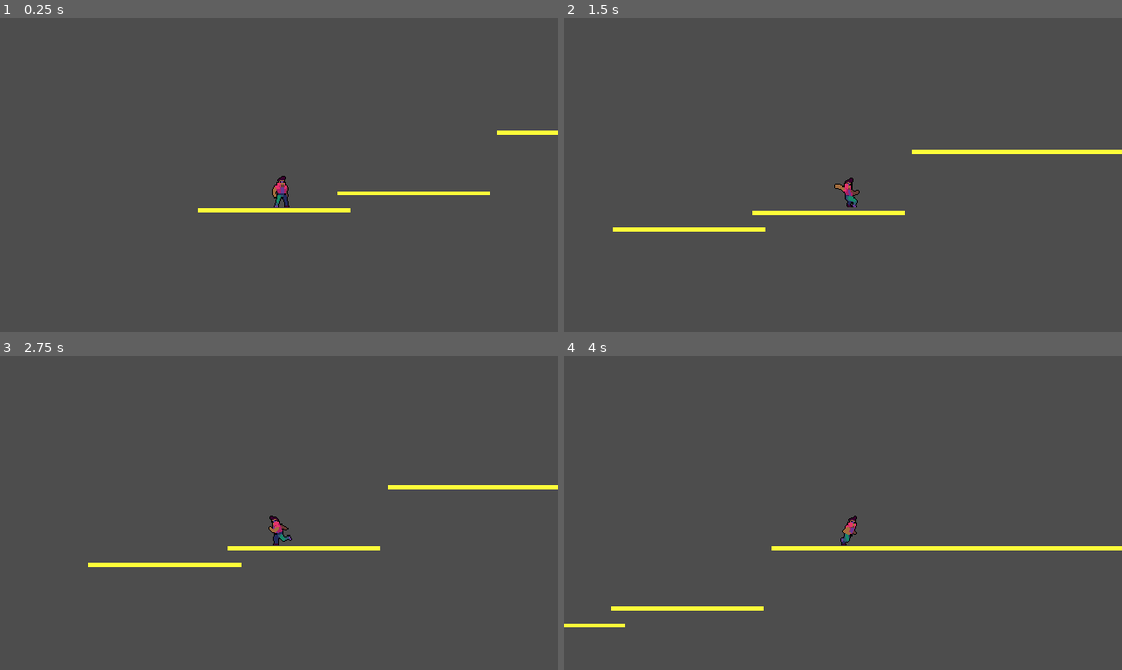
Above: before the commit, frames 1-4 (two rows, left to right).
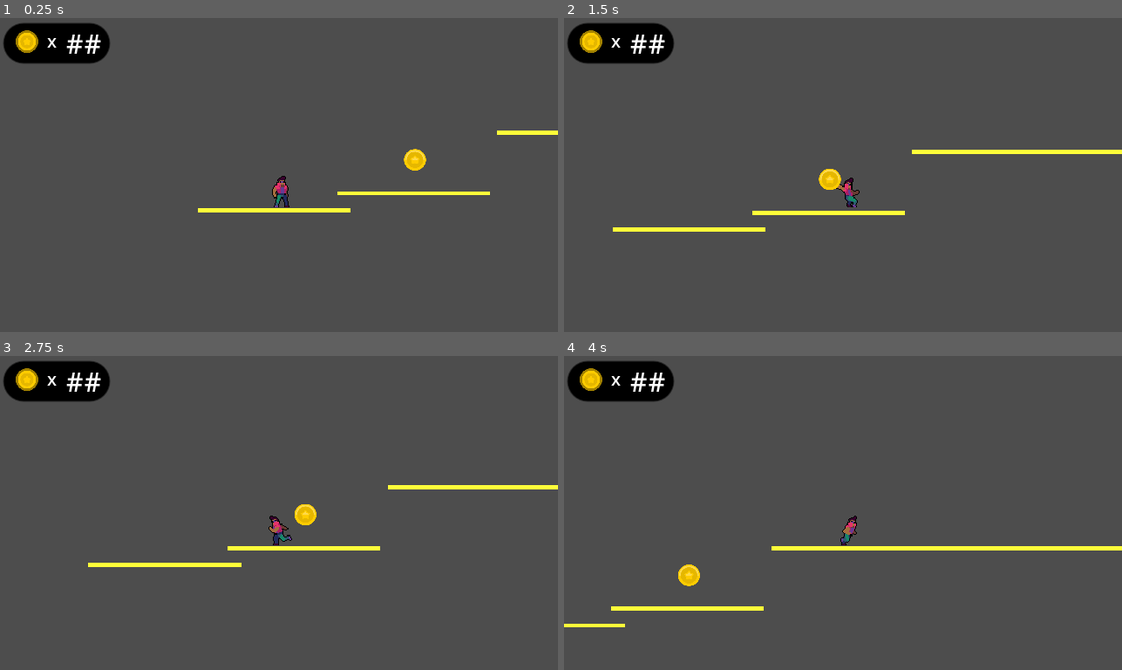
Above: after the commit, the same moments.

Repository: NoahKise/Max_Rush
Game: Godot game, scene res://scenes/world.tscn
The game is run twice, just before and just after one commit, with the same random seed, the same clock (stepped at 60 frames per second) and the same inputs.
Inputs:
- Up to frame 1 (0.25 s): no input
- Up to frame 2 (1.5 s): hold D (move_right) from 0.53 s (still down); tap Space (jump) at 0.6, 0.77, 1.07 s; tap S (slide) at 1.35 s
- Up to frame 3 (2.75 s): tap Space (jump) at 1.52, 1.55, 1.82, 2.1 s; release D (move_right) at 2.03 s; hold A (move_left) from 2.03 s (still down)
- Up to frame 4 (4 s): release A (move_left) at 2.78 s; hold D (move_right) from 2.78 s (still down); tap S (slide) at 2.85 s; tap Space (jump) at 3.02, 3.05, 3.32, 3.6, 3.77 s

The runs differ from the first frame. In frame 1, 2.5% of the frame differs, in the area x 0-77%, y 1-49%; in frame 2, 2.5%; in frame 3, 2.5%; in frame 4, 2.5%.
Error after the commit: Invalid call. Nonexistent 'String' constructor. (res://scenes/HUD.gd:6)

Commit message:
add coin files

Diff:
--- /dev/null
+++ b/coin.tres
@@ -0,0 +1,22 @@
+[gd_resource type="SpriteFrames" load_steps=4 format=3 uid="uid://cwlw0do2i2q8y"]
+
+[ext_resource type="Texture2D" uid="uid://3mb64vbmsr00" path="res://assets/coin/gold_1.png" id="1_pmn38"]
+[ext_resource type="Texture2D" uid="uid://b0by34imr07rj" path="res://assets/coin/gold_2.png" id="2_cwe58"]
+[ext_resource type="Texture2D" uid="uid://cky44lf8quavi" path="res://assets/coin/gold_3.png" id="3_5d821"]
+
+[resource]
+animations = [{
+"frames": [{
+"duration": 1.0,
+"texture": ExtResource("1_pmn38")
+}, {
+"duration": 1.0,
+"texture": ExtResource("2_cwe58")
+}, {
+"duration": 1.0,
+"texture": ExtResource("3_5d821")
+}],
+"loop": true,
+"name": &"spin",
+"speed": 5.0
+}]
--- /dev/null
+++ b/coin.tscn
@@ -0,0 +1,101 @@
+[gd_scene load_steps=10 format=3 uid="uid://1ot4lfmfqo5m"]
+
+[ext_resource type="Texture2D" uid="uid://3mb64vbmsr00" path="res://assets/coin/gold_1.png" id="2_jtg0n"]
+[ext_resource type="Texture2D" uid="uid://b0by34imr07rj" path="res://assets/coin/gold_2.png" id="3_ibxxa"]
+[ext_resource type="Texture2D" uid="uid://cky44lf8quavi" path="res://assets/coin/gold_3.png" id="4_isx4c"]
+
+[sub_resource type="GDScript" id="GDScript_ybtab"]
+script/source = "extends Area2D
+
+signal coin_collected
+
+func _on_coin_body_entered(body):
+
+	$AnimationPlayer.play(\"bounce\")
+	emit_signal(\"coin_collected\")
+
+
+
+func _on_animation_player_animation_finished(anim_name):
+	queue_free()
+"
+
+[sub_resource type="CircleShape2D" id="CircleShape2D_in820"]
+radius = 24.0208
+
+[sub_resource type="SpriteFrames" id="SpriteFrames_cnti0"]
+animations = [{
+"frames": [{
+"duration": 1.0,
+"texture": ExtResource("2_jtg0n")
+}, {
+"duration": 1.0,
+"texture": ExtResource("3_ibxxa")
+}, {
+"duration": 1.0,
+"texture": ExtResource("4_isx4c")
+}],
+"loop": true,
+"name": &"spin",
+"speed": 5.0
+}]
+
+[sub_resource type="Animation" id="Animation_bx31h"]
+resource_name = "bounce"
+length = 0.09
+step = 0.05
+tracks/0/type = "value"
+tracks/0/imported = false
+tracks/0/enabled = true
+tracks/0/path = NodePath("AnimatedSprite2D:position")
+tracks/0/interp = 1
+tracks/0/loop_wrap = true
+tracks/0/keys = {
+"times": PackedFloat32Array(0, 0.05, 0.09),
+"transitions": PackedFloat32Array(1, 1, 1),
+"update": 0,
+"values": [Vector2(2, -2), Vector2(1, -123), Vector2(1, -21)]
+}
+
+[sub_resource type="Animation" id="Animation_0n3e1"]
+length = 0.001
+tracks/0/type = "value"
+tracks/0/imported = false
+tracks/0/enabled = true
+tracks/0/path = NodePath("AnimatedSprite2D:position")
+tracks/0/interp = 1
+tracks/0/loop_wrap = true
+tracks/0/keys = {
+"times": PackedFloat32Array(0),
+"transitions": PackedFloat32Array(1),
+"update": 0,
+"values": [Vector2(2, -2)]
+}
+
+[sub_resource type="AnimationLibrary" id="AnimationLibrary_kqxdc"]
+_data = {
+"RESET": SubResource("Animation_0n3e1"),
+"bounce": SubResource("Animation_bx31h")
+}
+
+[node name="coin" type="Area2D"]
+disable_mode = 2
+script = SubResource("GDScript_ybtab")
+
+[node name="CollisionShape2D" type="CollisionShape2D" parent="."]
+shape = SubResource("CircleShape2D_in820")
+
+[node name="AnimatedSprite2D" type="AnimatedSprite2D" parent="."]
+position = Vector2(2, -2)
+scale = Vector2(0.5, 0.488095)
+sprite_frames = SubResource("SpriteFrames_cnti0")
+animation = &"spin"
+frame_progress = 0.49411
+
+[node name="AnimationPlayer" type="AnimationPlayer" parent="."]
+libraries = {
+"": SubResource("AnimationLibrary_kqxdc")
+}
+
+[connection signal="body_entered" from="." to="." method="_on_body_entered"]
+[connection signal="animation_finished" from="AnimationPlayer" to="." method="_on_animation_player_animation_finished"]
--- /dev/null
+++ b/scenes/HUD.gd
@@ -0,0 +1,11 @@
+extends CanvasLayer
+
+var coins = 0
+
+func _ready():
+	$Coins.text = String(coins)
+
+
+func _on_coin_collected():
+	coins = coins + 1
+	_ready()
--- a/scenes/player.tscn
+++ b/scenes/player.tscn
@@ -10,6 +10,161 @@
 [sub_resource type="RectangleShape2D" id="RectangleShape2D_j5y88"]
 size = Vector2(30, 50)
 
+[sub_resource type="Animation" id="Animation_ky6l1"]
+length = 0.001
+tracks/0/type = "value"
+tracks/0/imported = false
+tracks/0/enabled = true
+tracks/0/path = NodePath("Sprite2D:texture")
+tracks/0/interp = 1
+tracks/0/loop_wrap = true
+tracks/0/keys = {
+"times": PackedFloat32Array(0),
+"transitions": PackedFloat32Array(1),
+"update": 1,
+"values": [ExtResource("2_hovvt")]
+}
+tracks/1/type = "value"
+tracks/1/imported = false
+tracks/1/enabled = true
+tracks/1/path = NodePath("Sprite2D:hframes")
+tracks/1/interp = 1
+tracks/1/loop_wrap = true
+tracks/1/keys = {
+"times": PackedFloat32Array(0),
+"transitions": PackedFloat32Array(1),
+"update": 1,
+"values": [4]
+}
+tracks/2/type = "value"
+tracks/2/imported = false
+tracks/2/enabled = true
+tracks/2/path = NodePath("Sprite2D:vframes")
+tracks/2/interp = 1
+tracks/2/loop_wrap = true
+tracks/2/keys = {
+"times": PackedFloat32Array(0),
+"transitions": PackedFloat32Array(1),
+"update": 1,
+"values": [1]
+}
+tracks/3/type = "value"
+tracks/3/imported = false
+tracks/3/enabled = true
+tracks/3/path = NodePath("Sprite2D:frame")
+tracks/3/interp = 1
+tracks/3/loop_wrap = true
+tracks/3/keys = {
+"times": PackedFloat32Array(0),
+"transitions": PackedFloat32Array(1),
+"update": 1,
+"values": [0]
+}
+
+[sub_resource type="Animation" id="Animation_aaxah"]
+resource_name = "double_jump"
+length = 0.6
+tracks/0/type = "value"
+tracks/0/imported = false
+tracks/0/enabled = true
+tracks/0/path = NodePath("Sprite2D:texture")
+tracks/0/interp = 1
+tracks/0/loop_wrap = true
+tracks/0/keys = {
+"times": PackedFloat32Array(0),
+"transitions": PackedFloat32Array(1),
+"update": 1,
+"values": [ExtResource("5_6gdy5")]
+}
+tracks/1/type = "value"
+tracks/1/imported = false
+tracks/1/enabled = true
+tracks/1/path = NodePath("Sprite2D:hframes")
+tracks/1/interp = 1
+tracks/1/loop_wrap = true
+tracks/1/keys = {
+"times": PackedFloat32Array(0),
+"transitions": PackedFloat32Array(1),
+"update": 1,
+"values": [6]
+}
+tracks/2/type = "value"
+tracks/2/imported = false
+tracks/2/enabled = true
+tracks/2/path = NodePath("Sprite2D:vframes")
+tracks/2/interp = 1
+tracks/2/loop_wrap = true
+tracks/2/keys = {
+"times": PackedFloat32Array(0),
+"transitions": PackedFloat32Array(1),
+"update": 1,
+"values": [1]
+}
+tracks/3/type = "value"
+tracks/3/imported = false
+tracks/3/enabled = true
+tracks/3/path = NodePath("Sprite2D:frame")
+tracks/3/interp = 1
+tracks/3/loop_wrap = true
+tracks/3/keys = {
+"times": PackedFloat32Array(0, 0.1, 0.2, 0.3, 0.4, 0.5),
+"transitions": PackedFloat32Array(1, 1, 1, 1, 1, 1),
+"update": 1,
+"values": [0, 1, 2, 3, 4, 5]
+}
+
+[sub_resource type="Animation" id="Animation_45kvv"]
+resource_name = "fall"
+length = 0.4
+tracks/0/type = "value"
+tracks/0/imported = false
+tracks/0/enabled = true
+tracks/0/path = NodePath("Sprite2D:texture")
+tracks/0/interp = 1
+tracks/0/loop_wrap = true
+tracks/0/keys = {
+"times": PackedFloat32Array(0),
+"transitions": PackedFloat32Array(1),
+"update": 1,
+"values": [ExtResource("4_cgqnh")]
+}
+tracks/1/type = "value"
+tracks/1/imported = false
+tracks/1/enabled = true
+tracks/1/path = NodePath("Sprite2D:hframes")
+tracks/1/interp = 1
+tracks/1/loop_wrap = true
+tracks/1/keys = {
+"times": PackedFloat32Array(0),
+"transitions": PackedFloat32Array(1),
+"update": 1,
+"values": [4]
+}
+tracks/2/type = "value"
+tracks/2/imported = false
+tracks/2/enabled = true
+tracks/2/path = NodePath("Sprite2D:vframes")
+tracks/2/interp = 1
+tracks/2/loop_wrap = true
+tracks/2/keys = {
+"times": PackedFloat32Array(0),
+"transitions": PackedFloat32Array(1),
+"update": 1,
+"values": [1]
+}
+tracks/3/type = "value"
+tracks/3/imported = false
+tracks/3/enabled = true
+tracks/3/path = NodePath("Sprite2D:frame")
+tracks/3/interp = 1
+tracks/3/loop_wrap = true
+tracks/3/keys = {
+"times": PackedFloat32Array(0, 0.2),
+"transitions": PackedFloat32Array(1, 1),
+"update": 1,
+"values": [2, 3]
+}
+
 [sub_resource type="Animation" id="Animation_0taay"]
 resource_name = "idle"
 length = 0.8
@@ -63,19 +218,20 @@
 "values": [0, 1, 2, 3]
 }
 
-[sub_resource type="Animation" id="Animation_ky6l1"]
-length = 0.001
-tracks/0/type = "value"
-tracks/0/imported = false
-tracks/0/enabled = true
-tracks/0/path = NodePath("Sprite2D:texture")
-tracks/0/interp = 1
-tracks/0/loop_wrap = true
-tracks/0/keys = {
-"times": PackedFloat32Array(0),
-"transitions": PackedFloat32Array(1),
-"update": 1,
-"values": [ExtResource("2_hovvt")]
+[sub_resource type="Animation" id="Animation_3aihr"]
+resource_name = "jump"
+length = 0.4
+tracks/0/type = "value"
+tracks/0/imported = false
+tracks/0/enabled = true
+tracks/0/path = NodePath("Sprite2D:texture")
+tracks/0/interp = 1
+tracks/0/loop_wrap = true
+tracks/0/keys = {
+"times": PackedFloat32Array(0),
+"transitions": PackedFloat32Array(1),
+"update": 1,
+"values": [ExtResource("4_cgqnh")]
 }
 tracks/1/type = "value"
 tracks/1/imported = false
@@ -108,10 +264,10 @@
 tracks/3/interp = 1
 tracks/3/loop_wrap = true
 tracks/3/keys = {
-"times": PackedFloat32Array(0),
-"transitions": PackedFloat32Array(1),
-"update": 1,
-"values": [0]
+"times": PackedFloat32Array(0, 0.2),
+"transitions": PackedFloat32Array(1, 1),
+"update": 1,
+"values": [0, 1]
 }
 
 [sub_resource type="Animation" id="Animation_5abmn"]
@@ -129,162 +285,6 @@
 "transitions": PackedFloat32Array(1),
 "update": 1,
 "values": [ExtResource("3_eiany")]
-}
-tracks/1/type = "value"
-tracks/1/imported = false
-tracks/1/enabled = true
-tracks/1/path = NodePath("Sprite2D:hframes")
-tracks/1/interp = 1
-tracks/1/loop_wrap = true
-tracks/1/keys = {
-"times": PackedFloat32Array(0),
-"transitions": PackedFloat32Array(1),
-"update": 1,
-"values": [6]
-}
-tracks/2/type = "value"
-tracks/2/imported = false
-tracks/2/enabled = true
-tracks/2/path = NodePath("Sprite2D:vframes")
-tracks/2/interp = 1
-tracks/2/loop_wrap = true
-tracks/2/keys = {
-"times": PackedFloat32Array(0),
-"transitions": PackedFloat32Array(1),
-"update": 1,
-"values": [1]
-}
-tracks/3/type = "value"
-tracks/3/imported = false
-tracks/3/enabled = true
-tracks/3/path = NodePath("Sprite2D:frame")
-tracks/3/interp = 1
-tracks/3/loop_wrap = true
-tracks/3/keys = {
-"times": PackedFloat32Array(0, 0.1, 0.2, 0.3, 0.4, 0.5),
-"transitions": PackedFloat32Array(1, 1, 1, 1, 1, 1),
-"update": 1,
-"values": [0, 1, 2, 3, 4, 5]
-}
-
-[sub_resource type="Animation" id="Animation_3aihr"]
-resource_name = "jump"
-length = 0.4
-tracks/0/type = "value"
-tracks/0/imported = false
-tracks/0/enabled = true
-tracks/0/path = NodePath("Sprite2D:texture")
-tracks/0/interp = 1
-tracks/0/loop_wrap = true
-tracks/0/keys = {
-"times": PackedFloat32Array(0),
-"transitions": PackedFloat32Array(1),
-"update": 1,
-"values": [ExtResource("4_cgqnh")]
-}
-tracks/1/type = "value"
-tracks/1/imported = false
-tracks/1/enabled = true
-tracks/1/path = NodePath("Sprite2D:hframes")
-tracks/1/interp = 1
-tracks/1/loop_wrap = true
-tracks/1/keys = {
-"times": PackedFloat32Array(0),
-"transitions": PackedFloat32Array(1),
-"update": 1,
-"values": [4]
-}
-tracks/2/type = "value"
-tracks/2/imported = false
-tracks/2/enabled = true
-tracks/2/path = NodePath("Sprite2D:vframes")
-tracks/2/interp = 1
-tracks/2/loop_wrap = true
-tracks/2/keys = {
-"times": PackedFloat32Array(0),
-"transitions": PackedFloat32Array(1),
-"update": 1,
-"values": [1]
-}
-tracks/3/type = "value"
-tracks/3/imported = false
-tracks/3/enabled = true
-tracks/3/path = NodePath("Sprite2D:frame")
-tracks/3/interp = 1
-tracks/3/loop_wrap = true
-tracks/3/keys = {
-"times": PackedFloat32Array(0, 0.2),
-"transitions": PackedFloat32Array(1, 1),
-"update": 1,
-"values": [0, 1]
-}
-
-[sub_resource type="Animation" id="Animation_45kvv"]
-resource_name = "fall"
-length = 0.4
-tracks/0/type = "value"
-tracks/0/imported = false
-tracks/0/enabled = true
-tracks/0/path = NodePath("Sprite2D:texture")
-tracks/0/interp = 1
-tracks/0/loop_wrap = true
-tracks/0/keys = {
-"times": PackedFloat32Array(0),
-"transitions": PackedFloat32Array(1),
-"update": 1,
-"values": [ExtResource("4_cgqnh")]
-}
-tracks/1/type = "value"
-tracks/1/imported = false
-tracks/1/enabled = true
-tracks/1/path = NodePath("Sprite2D:hframes")
-tracks/1/interp = 1
-tracks/1/loop_wrap = true
-tracks/1/keys = {
-"times": PackedFloat32Array(0),
-"transitions": PackedFloat32Array(1),
-"update": 1,
-"values": [4]
-}
-tracks/2/type = "value"
-tracks/2/imported = false
-tracks/2/enabled = true
-tracks/2/path = NodePath("Sprite2D:vframes")
-tracks/2/interp = 1
-tracks/2/loop_wrap = true
-tracks/2/keys = {
-"times": PackedFloat32Array(0),
-"transitions": PackedFloat32Array(1),
-"update": 1,
-"values": [1]
-}
-tracks/3/type = "value"
-tracks/3/imported = false
-tracks/3/enabled = true
-tracks/3/path = NodePath("Sprite2D:frame")
-tracks/3/interp = 1
-tracks/3/loop_wrap = true
-tracks/3/keys = {
-"times": PackedFloat32Array(0, 0.2),
-"transitions": PackedFloat32Array(1, 1),
-"update": 1,
-"values": [2, 3]
-}
-
-[sub_resource type="Animation" id="Animation_aaxah"]
-resource_name = "double_jump"
-length = 0.6
-tracks/0/type = "value"
-tracks/0/imported = false
-tracks/0/enabled = true
-tracks/0/path = NodePath("Sprite2D:texture")
-tracks/0/interp = 1
-tracks/0/loop_wrap = true
-tracks/0/keys = {
-"times": PackedFloat32Array(0),
-"transitions": PackedFloat32Array(1),
-"update": 1,
-"values": [ExtResource("5_6gdy5")]
 }
 tracks/1/type = "value"
 tracks/1/imported = false
--- a/scenes/world.tscn
+++ b/scenes/world.tscn
@@ -1,11 +1,22 @@
-[gd_scene load_steps=4 format=3 uid="uid://c8rlca6ptedhg"]
+[gd_scene load_steps=8 format=3 uid="uid://c8rlca6ptedhg"]
 
 [ext_resource type="PackedScene" uid="uid://didg2tm83550w" path="res://scenes/player.tscn" id="1_x0s5n"]
+[ext_resource type="PackedScene" uid="uid://1ot4lfmfqo5m" path="res://coin.tscn" id="2_javqq"]
+[ext_resource type="Texture2D" uid="uid://jte4kdqyhcnm" path="res://assets/HUD/coin_gold.png" id="3_rrsig"]
+[ext_resource type="Script" path="res://scenes/HUD.gd" id="3_rtykb"]
 
 [sub_resource type="QuadMesh" id="QuadMesh_xrfae"]
 
 [sub_resource type="RectangleShape2D" id="RectangleShape2D_dfq3o"]
 size = Vector2(291.5, 8.5)
+
+[sub_resource type="StyleBoxFlat" id="StyleBoxFlat_e4p4g"]
+bg_color = Color(0, 0, 0, 1)
+border_color = Color(0, 0, 0, 1)
+corner_radius_top_left = 20
+corner_radius_top_right = 20
+corner_radius_bottom_right = 20
+corner_radius_bottom_left = 20
 
 [node name="World" type="Node2D"]
 
@@ -51,3 +62,49 @@
 [node name="CollisionShape2D" type="CollisionShape2D" parent="Platform4"]
 position = Vector2(507.25, 447.25)
 shape = SubResource("RectangleShape2D_dfq3o")
+
+[node name="HUD" type="CanvasLayer" parent="."]
+script = ExtResource("3_rtykb")
+
+[node name="Panel" type="Panel" parent="HUD"]
+offset_left = 2.0
+offset_top = 3.0
+offset_right = 63.0
+offset_bottom = 26.0
+theme_override_styles/panel = SubResource("StyleBoxFlat_e4p4g")
+
+[node name="TextureRect" type="TextureRect" parent="HUD"]
+offset_left = 9.0
+offset_top = 7.0
+offset_right = 22.0
+offset_bottom = 20.0
+texture = ExtResource("3_rrsig")
+expand_mode = 3
+
+[node name="x" type="Label" parent="HUD"]
+offset_left = 27.0
+offset_top = -1.0
+offset_right = 41.0
+offset_bottom = 27.0
+theme_override_colors/font_color = Color(1, 1, 1, 1)
+theme_override_font_sizes/font_size = 10
+text = "x"
+vertical_alignment = 1
+
+[node name="Coins" type="Label" parent="HUD"]
+anchors_preset = -1
+anchor_left = -0.301
+anchor_top = -0.416
+anchor_right = -0.301
+anchor_bottom = -0.416
+offset_left = 134.32
+offset_top = 70.88
+offset_right = 175.32
+offset_bottom = 107.88
+theme_override_colors/font_color = Color(1, 1, 1, 1)
+theme_override_font_sizes/font_size = 15
+text = "##"
+vertical_alignment = 1
+
+[node name="coin" parent="." instance=ExtResource("2_javqq")]
+position = Vector2(413, 81)
Binary file added: assets/HUD/coin_gold.png
Not shown, added: assets/HUD/coin_gold.png.import
Binary file added: assets/coin/gold_1.png
Not shown, added: assets/coin/gold_1.png.import
Binary file added: assets/coin/gold_2.png
Not shown, added: assets/coin/gold_2.png.import
Binary file added: assets/coin/gold_3.png
Not shown, added: assets/coin/gold_3.png.import
Binary file added: assets/fonts/BalsamiqSans-Bold.ttf
Not shown, added: assets/fonts/BalsamiqSans-Bold.ttf.import
